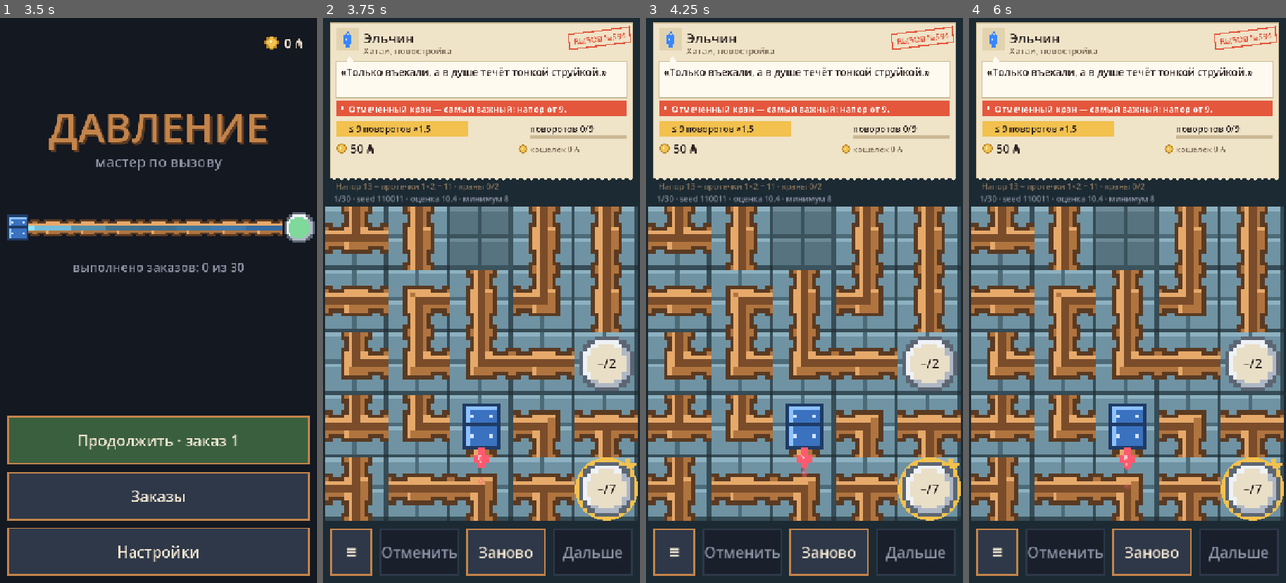
Above: before the commit, frames 1-4 (left to right).
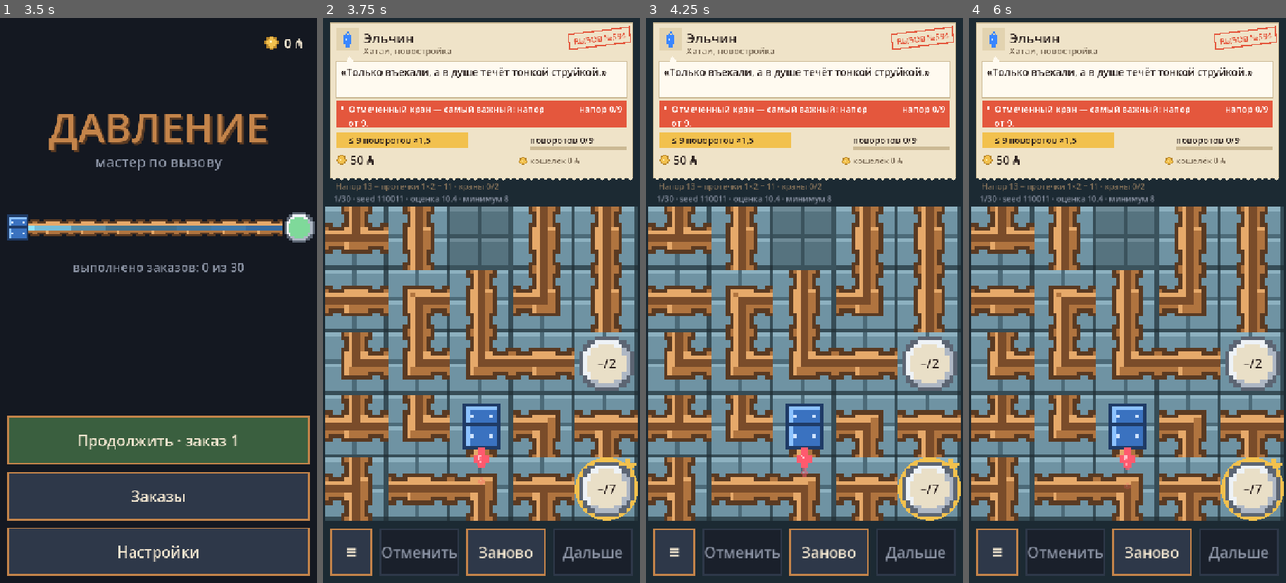
Above: after the commit, the same moments.

Repository: jshahriyarbadalov/master-pressure
Game: Godot game, scene res://game/ui/main.tscn
The game is run twice, just before and just after one commit, with the same random seed, the same clock (stepped at 60 frames per second) and the same inputs.
Inputs (mouse positions are in pixels of both pictures, inside the frame that each line leads up to):
- Up to frame 1 (3.5 s): click "Заново" at 0.5 s; click "Заново" at 1.25 s; click "Заново" at 2 s; click "≡" at 2.75 s
- Up to frame 2 (3.75 s): click "Продолжить · заказ 1" at 3.5 s
- Up to frame 3 (4.25 s): no input
- Up to frame 4 (6 s): click "≡" at 4.25 s; click "Заказы" at 5 s; click (1019, 232) at 5.77 s

Frame 1 is identical in both runs. In frame 2, 4.0% of the frame differs, in the area x 4-96%, y 15-26%; in frame 3, 4.0%; in frame 4, 4.0%.

Commit message:
T-28: живой счётчик условия клиента
- Order.measure: текущее значение условия (трубы, развилки, протечки, напор)
- на плашке условия справа счётчик, плашка красная или зелёная
- реплика при нарушении называет числа
- строка с seed только в отладочной сборке
- перенос строк плашки считается шрифтом (не наезжает на бонус)
- тест на заказ 2 («не больше 6 труб»)

Co-Authored-By: Claude Opus 5.5 <noreply@anthropic.com>
Claude-Session: https://claude.ai/code/session_01D9V7yxtszNZeZRQeACzA7x

Diff:
--- a/data/texts/clients_ru.json
+++ b/data/texts/clients_ru.json
@@ -284,6 +284,19 @@
   "wallet": "кошелёк {money} ₼",
   "call": "ВЫЗОВ №{n}",
   "stamp_done": "ВЫПОЛНЕНО",
-  "moves": "поворотов {moves}/{limit}"
+  "moves": "поворотов {moves}/{limit}",
+  "hard_failed_detail": "Вода дошла, но {what}. Переставь трубы.",
+  "measure": {
+   "no_leaks": "протечек {v}",
+   "max_tees": "развилок {v}/{n}",
+   "max_pipes": "труб {v}/{n}",
+   "tap_min": "напор {v}/{n}"
+  },
+  "fail_what": {
+   "no_leaks": "течёт в {v} местах — клиент просил без протечек",
+   "max_tees": "развилок {v}, а можно не больше {n}",
+   "max_pipes": "труб {v}, а можно не больше {n}",
+   "tap_min": "на отмеченном кране {v}, а нужно {n}"
+  }
  }
 }
--- a/game/logic/order.gd
+++ b/game/logic/order.gd
@@ -214,25 +214,38 @@
 
 ## Проверка в игре: r — PressureEval.evaluate текущих поворотов, moves — сделано поворотов.
 ## Возвращает {done, hard_ok, bonus_ok, pay}.
+## Текущее значение жёсткого условия для живого счётчика на карточке:
+## {type, value, n, ok}. Пусто, если условия нет.
+static func measure(lv, order: Dictionary, r: Dictionary) -> Dictionary:
+	if not order.has("hard"):
+		return {}
+	var h: Dictionary = order["hard"]
+	var t := String(h["type"])
+	var n := int(h.get("n", 0))
+	var v := 0
+	var ok := true
+	match t:
+		"no_leaks":
+			v = int(r["leaks"])
+			ok = v == 0
+		"max_tees":
+			for i in lv.w * lv.h:
+				if r["wet"][i] == 1 and (lv.kinds[i] == Pieces.TEE or lv.kinds[i] == Pieces.CROSS):
+					v += 1
+			ok = v <= n
+		"max_pipes":
+			v = PressureEval.count_wet(r["wet"])
+			ok = v <= n
+		"tap_min":
+			var j: int = Array(lv.taps).find(int(h["tap"]))
+			var p = r["taps"][j] if j >= 0 else null
+			v = maxi(0, int(p)) if p != null else 0
+			ok = p != null and int(p) >= n
+	return {"type": t, "value": v, "n": n, "ok": ok}
+
+
 static func check(lv, order: Dictionary, r: Dictionary, moves: int) -> Dictionary:
-	var hard_ok := true
-	if order.has("hard"):
-		var h: Dictionary = order["hard"]
-		match String(h["type"]):
-			"no_leaks":
-				hard_ok = int(r["leaks"]) == 0
-			"max_tees":
-				var tees := 0
-				for i in lv.w * lv.h:
-					if r["wet"][i] == 1 and (lv.kinds[i] == Pieces.TEE or lv.kinds[i] == Pieces.CROSS):
-						tees += 1
-				hard_ok = tees <= int(h["n"])
-			"max_pipes":
-				hard_ok = PressureEval.count_wet(r["wet"]) <= int(h["n"])
-			"tap_min":
-				var j: int = Array(lv.taps).find(int(h["tap"]))
-				var p = r["taps"][j] if j >= 0 else null
-				hard_ok = p != null and int(p) >= int(h["n"])
+	var hard_ok: bool = measure(lv, order, r).get("ok", true)
 	var done: bool = r["win"] and hard_ok
 	var bonus_ok := done and order.has("bonus") and moves <= int(order["bonus"]["n"])
 	var pay := 0
--- a/game/logic/order_texts.gd
+++ b/game/logic/order_texts.gd
@@ -36,5 +36,18 @@
 	return _variant(data["bonus"], order, 1).format({"n": order["bonus"]["n"]})
 
 
+## Короткий счётчик условия для плашки: «труб 7/6».
+func measure_text(m: Dictionary) -> String:
+	if m.is_empty():
+		return ""
+	return String(data["ui"]["measure"][m["type"]]).format({"v": m["value"], "n": m["n"]})
+
+
+## Реплика при победе без выполненного условия — с конкретными числами.
+func fail_text(m: Dictionary) -> String:
+	var what := String(data["ui"]["fail_what"][m["type"]]).format({"v": m["value"], "n": m["n"]})
+	return String(data["ui"]["hard_failed_detail"]).format({"what": what})
+
+
 func ui(key: String, args: Dictionary = {}) -> String:
 	return String(data["ui"][key]).format(args)
--- a/game/ui/main.gd
+++ b/game/ui/main.gd
@@ -34,6 +34,8 @@
 var texts = null
 var sound_on := true
 var vibration_on := true
+## Тесты и скриншоты могут скрыть строку отладки и в отладочной сборке.
+var show_debug := true
 var settings := {"sound": true, "vibration": true, "left_hand": false}
 var done := {}             ## индекс уровня -> 1 выполнен, 2 выполнен с премией
 var menu: Menu
@@ -362,10 +364,11 @@
 		var c: Dictionary = texts.client(o)
 		var said: String = c["complaint"]
 		var err := false
+		var meas: Dictionary = Order.measure(level, o, result)
 		if won:
 			said = c["thanks"]
 		elif result["win"]:
-			said = texts.ui("hard_failed")
+			said = texts.fail_text(meas)
 			err = true
 		card.show_order({
 			"theme": c.get("theme", ""), "name": c["name"], "place": c["place"],
@@ -375,6 +378,7 @@
 			"money": money, "call_no": int(o.get("client_id", 0)) % 1000,
 			"done": won, "bonus_ok": won and order_state.get("bonus_ok", false),
 			"status": _taps_line(),
+			"measure": texts.measure_text(meas), "measure_ok": meas.get("ok", true),
 		})
 	else:
 		lines.append("Уровень %d/%d · поле %d×%d · ходов %d" % [index + 1, levels.size(), level.w, level.h, moves])
@@ -383,6 +387,8 @@
 		lines.append("Решено! Жми «Дальше»." if won else "Участок −1, поворот −1, развилка −1 за лишний конец.")
 	info.text = "\n".join(lines)
 	debug.text = _debug_line()
+	# отладочная строка с seed — только в отладочных сборках, в релизе её нет
+	debug.visible = OS.is_debug_build() and show_debug
 
 
 func _count_ok() -> int:
--- a/game/ui/order_card.gd
+++ b/game/ui/order_card.gd
@@ -22,6 +22,8 @@
 var hard_l: Label
 var bonus_l: Label
 var moves_l: Label
+var meas_l: Label
+var hard_lines := 1
 var pay_l: Label
 var wallet_l: Label
 var status_l: Label
@@ -36,6 +38,8 @@
 	hard_l = _label(20, Color.WHITE, true)
 	bonus_l = _label(20, INK, true)
 	moves_l = _label(20, INK)
+	meas_l = _label(20, Color.WHITE)
+	meas_l.horizontal_alignment = HORIZONTAL_ALIGNMENT_RIGHT
 	pay_l = _label(26, INK)
 	wallet_l = _label(18, INK_DIM)
 	status_l = _label(18, INK_DIM)
@@ -62,6 +66,8 @@
 	said_l.add_theme_color_override("font_color", RED if d.get("said_is_error", false) else INK)
 	hard_l.text = d.get("hard", "")
 	hard_l.visible = hard_l.text != ""
+	meas_l.text = d.get("measure", "")
+	meas_l.visible = hard_l.visible and meas_l.text != ""
 	bonus_l.text = "≤ %d поворотов ×1,5" % int(d.get("bonus_n", 0))
 	moves_l.text = "поворотов %d/%d" % [int(d.get("moves", 0)), int(d.get("bonus_n", 0))]
 	pay_l.text = "%d ₼" % int(d.get("pay", 0))
@@ -89,6 +95,15 @@
 	l.size = Vector2(maxf(w, 10.0), 0)
 
 
+## Число строк считаем шрифтом сами: get_line_count() у Label
+## отстаёт на кадр после смены текста и ширины.
+func _lines(l: Label, width: float) -> int:
+	var font := l.get_theme_font("font")
+	var fs := l.get_theme_font_size("font_size")
+	var sz := font.get_multiline_string_size(l.text, HORIZONTAL_ALIGNMENT_LEFT, width, fs)
+	return maxi(1, roundi(sz.y / font.get_height(fs)))
+
+
 func _layout() -> void:
 	var w := size.x
 	if w < 100:
@@ -98,9 +113,12 @@
 	_place(place_l, Vector2(x0, 60), w - x0 - 40)
 	_place(said_l, Vector2(40, 106), w - 80)
 	var y := 192.0
-	_place(hard_l, Vector2(58, y), w - 100)
+	var hard_w := w - 100 - (150.0 if meas_l.visible else 0.0)
+	_place(hard_l, Vector2(58, y), hard_w)
+	_place(meas_l, Vector2(w - 190, y), 150)
+	hard_lines = _lines(hard_l, hard_w) if hard_l.visible else 0
 	if hard_l.visible:
-		y += 44 + 26 * maxi(0, hard_l.get_line_count() - 1)
+		y += 44 + 26 * maxi(0, hard_lines - 1)
 	_place(bonus_l, Vector2(58, y), 270)
 	_place(moves_l, Vector2(w - 250, y), 220)
 	y += 46
@@ -133,8 +151,8 @@
 	draw_colored_polygon(PackedVector2Array([Vector2(52, 101), Vector2(60, 86), Vector2(72, 101)]), BUBBLE)
 	# плашки: условие (красная), бонус (золотая)
 	if hard_l.visible:
-		var hr := Rect2(30, hard_l.position.y - 4, w - 60, 34 + 26 * maxi(0, hard_l.get_line_count() - 1))
-		draw_rect(hr, RED)
+		var hr := Rect2(30, hard_l.position.y - 4, w - 60, 34 + 26 * maxi(0, hard_lines - 1))
+		draw_rect(hr, GREEN if data.get("measure_ok", false) else RED)
 		draw_texture_rect(Themes.small("warn"), Rect2(36, hr.position.y + 8, 16, 16), false)
 	var br := Rect2(30, bonus_l.position.y - 4, 300, 36)
 	draw_rect(br, GOLD)
--- a/tests/test_ui.gd
+++ b/tests/test_ui.gd
@@ -205,7 +205,8 @@
 	_tap_to(m, sols[leaky]["plan"])
 	check(m.result["win"], "напор в норме")
 	check(not m.won, "но условие «без протечек» не выполнено — заказ не засчитан")
-	check(m.card.said_l.text.contains("условие клиента"), "игроку сказано, что не так")
+	check(m.card.said_l.text.contains("без протечек"), "игроку сказано, что не так")
+	check(m.card.meas_l.text.begins_with("протечек") and not m.card.data["measure_ok"], "живой счётчик протечек красный")
 	m.reset()
 	_tap_to(m, sols[clean]["plan"])
 	check(m.won, "без протечек — заказ выполнен")
@@ -314,6 +315,41 @@
 	return ok()
 
 
+## Заказ 2 («Школа музыки», не больше 6 труб): напор в норме при 7 трубах,
+## а игрок не видел почему. Теперь счётчик «труб 7/6» и реплика с числами.
+func test_max_pipes_counter_shows_why() -> bool:
+	var Order = load("res://game/logic/order.gd")
+	var m := _make()
+	m.save_path = "user://test_progress_orders.json"
+	m.load_pack(m.levels, 1)
+	var o: Dictionary = m.level.order
+	check_eq(String(o["hard"]["type"]), "max_pipes", "у заказа 2 условие на число труб")
+	var n := int(o["hard"]["n"])
+	var sols: Array = Order.analyze(m.level)
+	var over := -1
+	var fit := -1
+	for k in sols.size():
+		if int(sols[k]["pipes"]) > n and over < 0:
+			over = k
+		if int(sols[k]["pipes"]) <= n and fit < 0:
+			fit = k
+	check(over >= 0 and fit >= 0, "есть решение с лишними трубами и подходящее")
+	if over < 0 or fit < 0:
+		return ok()
+	_tap_to(m, sols[over]["plan"])
+	check(m.result["win"] and not m.won, "напор в норме, но заказ не засчитан")
+	var want := "труб %d/%d" % [int(sols[over]["pipes"]), n]
+	check_eq(m.card.meas_l.text, want, "счётчик на плашке условия")
+	check(not m.card.data["measure_ok"], "плашка красная")
+	check(m.card.said_l.text.contains("труб %d" % int(sols[over]["pipes"])), "реплика называет число труб")
+	m.reset()
+	_tap_to(m, sols[fit]["plan"])
+	check(m.won, "уложились в %d труб — заказ выполнен" % n)
+	check(m.card.data["measure_ok"], "плашка зелёная")
+	m.queue_free()
+	return ok()
+
+
 ## Решить текущий заказ решением, которое его выполняет.
 func _solve(m) -> void:
 	var Order = load("res://game/logic/order.gd")
--- a/tools/screenshot.gd
+++ b/tools/screenshot.gd
@@ -62,6 +62,19 @@
 				while lvw.is_rotatable(i) and lvw.rots[i] != plan[i] and guard < 4 and not main.won:
 					main.tap_cell(i)
 					guard += 1
+	if a.has("violate"):
+		# напор в норме, но условие клиента нарушено (для скриншота счётчика)
+		var Order3 = load("res://game/logic/order.gd")
+		var PE3 = load("res://game/logic/pressure_eval.gd")
+		var lv3 = main.level
+		for s3 in Order3.analyze(lv3):
+			if not Order3.measure(lv3, lv3.order, PE3.evaluate(lv3, s3["mask"])).get("ok", true):
+				for i in lv3.w * lv3.h:
+					var guard := 0
+					while lv3.is_rotatable(i) and lv3.rots[i] != s3["plan"][i] and guard < 4:
+						main.tap_cell(i)
+						guard += 1
+				break
 	if a.has("solve"):
 		var k := int(a["solve"])
 		var lv = main.level
Binary file added: docs/screenshots/condition_counter.png
Not shown, changed: docs/TASKS.md
